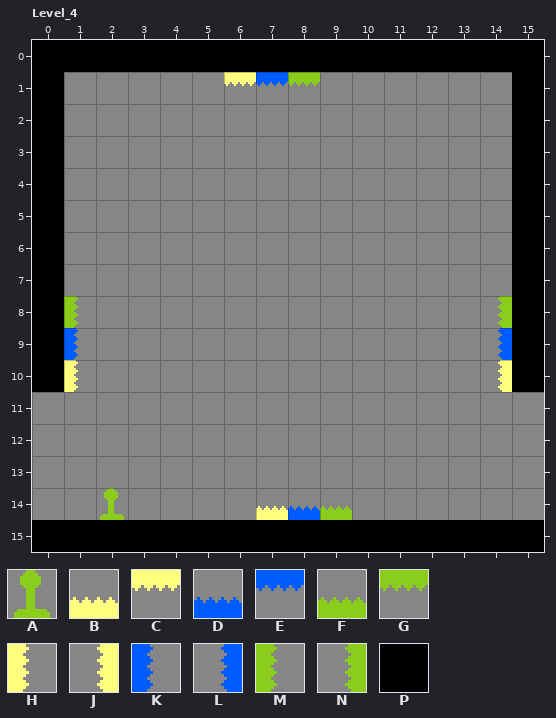
Two versions of a level (LDtk project, Assets/Monet/LDtk/Demo/Demo 2.ldtk). The picture above is the old version.
Cells are 16x16 px. Shown: Level_4 x 0..15, y 0..15. The commit also changed other parts of the map, which this record leaves out.
Key: from "Entities": A 10, B 40, C 41, D 42, E 43, F 44, G 45, H 48, J 49, K 50, L 51, M 52, N 53; from "Ground": P 0.
_ is an empty cell.
Layers that did not change in this view are not listed.
Layer "Ground" before, first column x 0:
 0 PPPPPPPPPPPPPPPP
 1 P______________P
 2 P______________P
 3 P______________P
 4 P______________P
 5 P______________P
 6 P______________P
 7 P______________P
 8 P______________P
 9 P______________P
10 P______________P
11 ________________
12 ________________
13 ________________
14 ________________
15 PPPPPPPPPPPPPPPP
Layer "Entities" before, first column x 0:
 0 ________________
 1 ______CEG_______
 2 ________________
 3 ________________
 4 ________________
 5 ________________
 6 ________________
 7 ________________
 8 _M____________N_
 9 _K____________L_
10 _H____________J_
11 ________________
12 ________________
13 ________________
14 __A____BDF______
15 ________________
After:
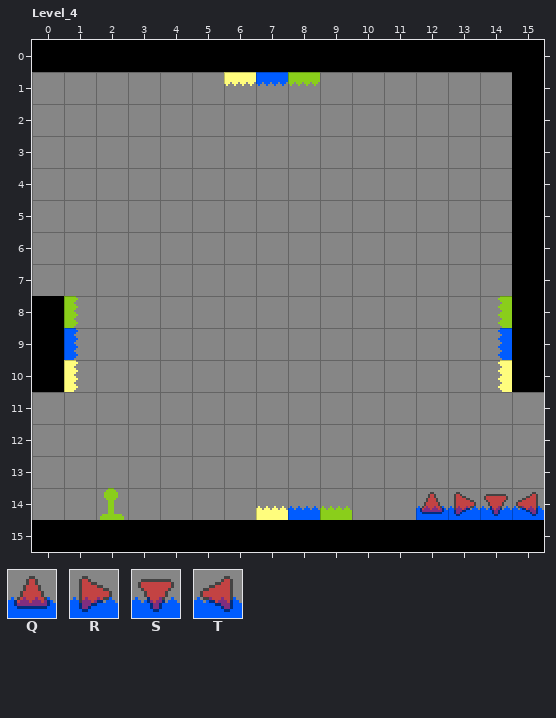
Further tiles: from "Controls": Q 4, R 5, S 6, T 7.
See-through tiles are keyed as they look on the map.
From old to new:
Layer "Ground":
Tile P is removed in rows 1 to 7 at x 0.
Layer "Entities":
The edit adds tile D in row 14 at x 12 to 15.
Layer "Controls":
The edit adds tile Q in row 14 at x 12.
The edit adds tile R in row 14 at x 13.
The edit adds tile S in row 14 at x 14.
The edit adds tile T in row 14 at x 15.
Boxes around the changes in both pictures, in picture pixels (x1, y1, x2, y2):
removed: (32, 72, 64, 296)
added: (416, 492, 544, 520)
